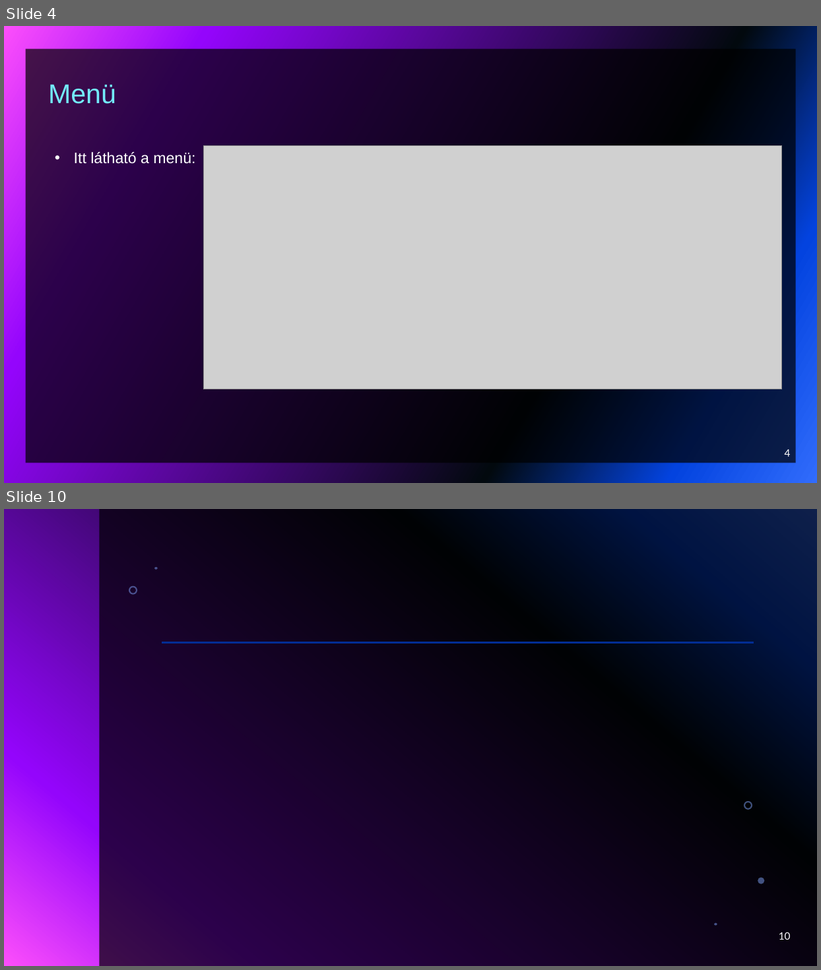
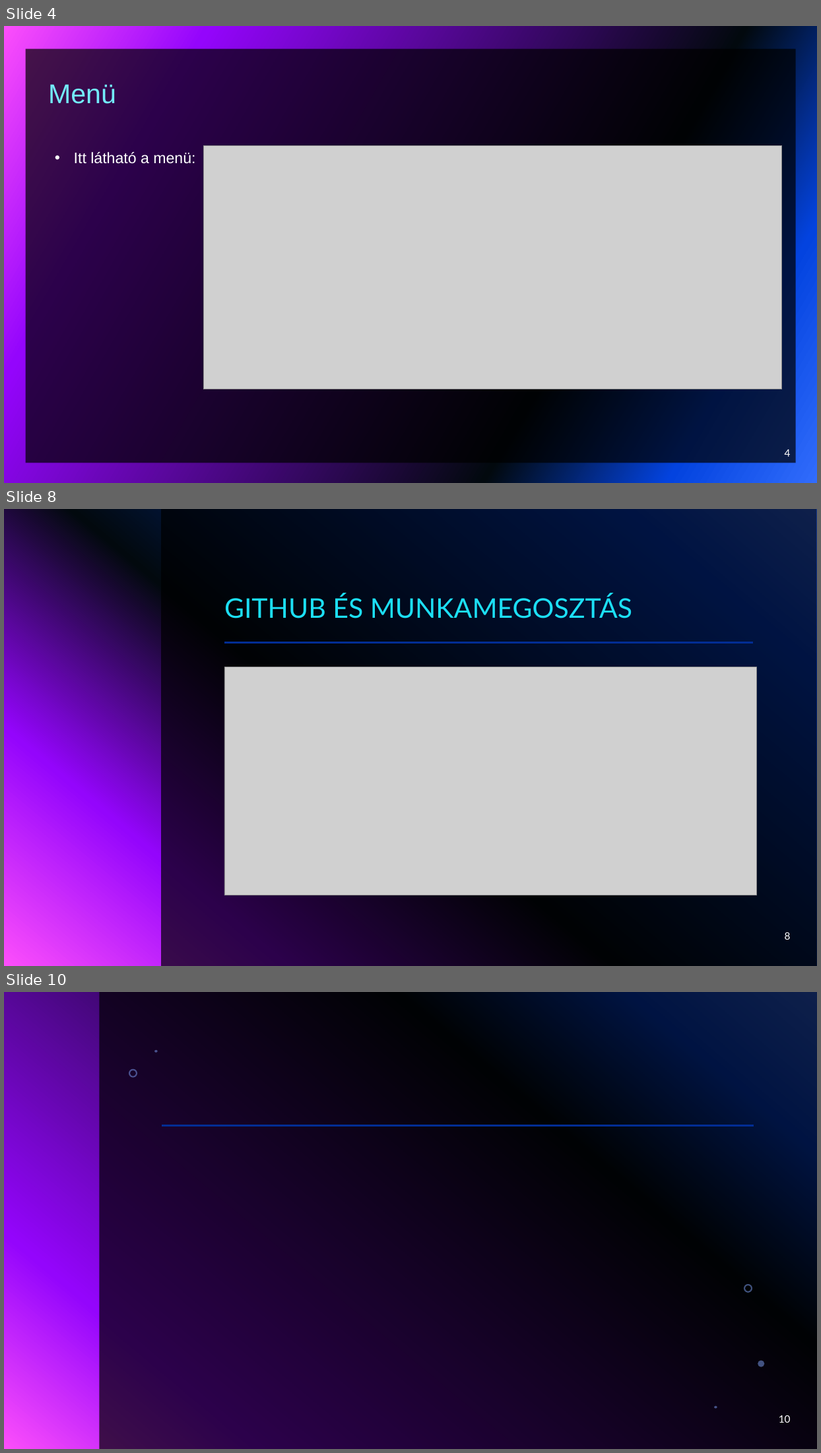
Before and after one commit to vargab3/Jumpermain, a slide deck: JUMPER.pptx. Shown one above the other, each under a label of ours: slides 4 and 10 before the commit, slides 4, 8 and 10 after it; the slides between them are not shown. The pictures are 821x970 and 821x1453 pixels, drawn with LibreOffice and Linux fonts; fonts in the diff are those of the drawing; grey boxes stand for pictures; background and template pictures are left out. Boxes give left, top, right and bottom in pixels: in the first picture for what was removed or moved away, otherwise in the second. Text is boxed around its words. In the diff, an @@ line names an element or a change of style, - is before the commit and + after.

```diff
--- a/JUMPER.pptx
+++ b/JUMPER.pptx
@@ slide 8 added at [4, 509, 817, 966], background gradient #316CFC to #0343DF to #02090E to #9405FC to #FC4EFB @@
@@ rectangle added at [161, 509, 817, 966], fill #000000 at 70% opacity @@
@@ title added at [224, 594, 632, 619], 32 pt, text #1CDFF5 @@
+GITHUB ÉS MUNKAMEGOSZTÁS
@@ line added from (225, 642) to (753, 642), #9405FC 2 pt @@
@@ picture added at [225, 667, 757, 896] @@
@@ page number added at [785, 933, 791, 940], 12 pt, text #FFFFFF @@
+8
```
Also in this commit, not shown: 3 slides changed, 1 slide removed.
